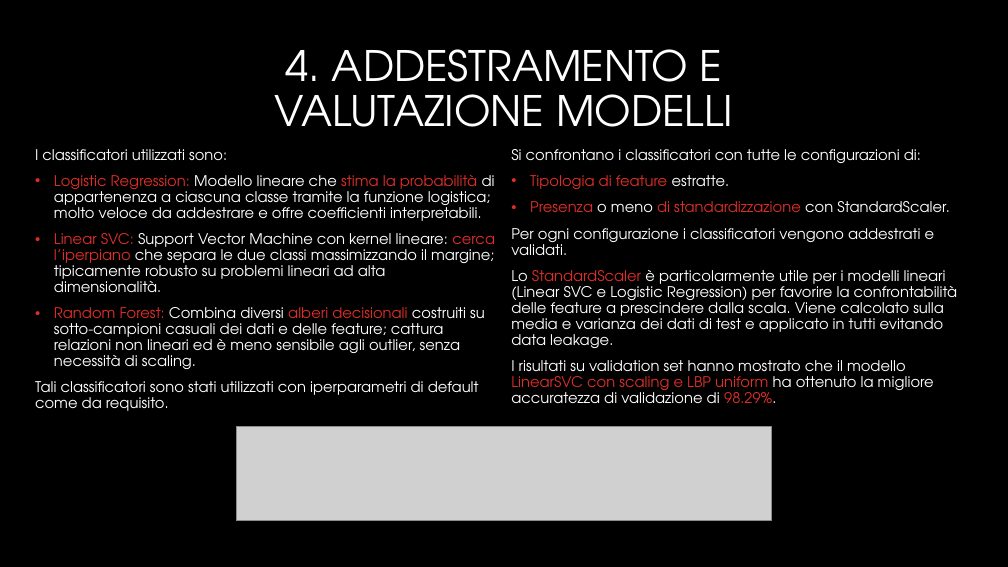
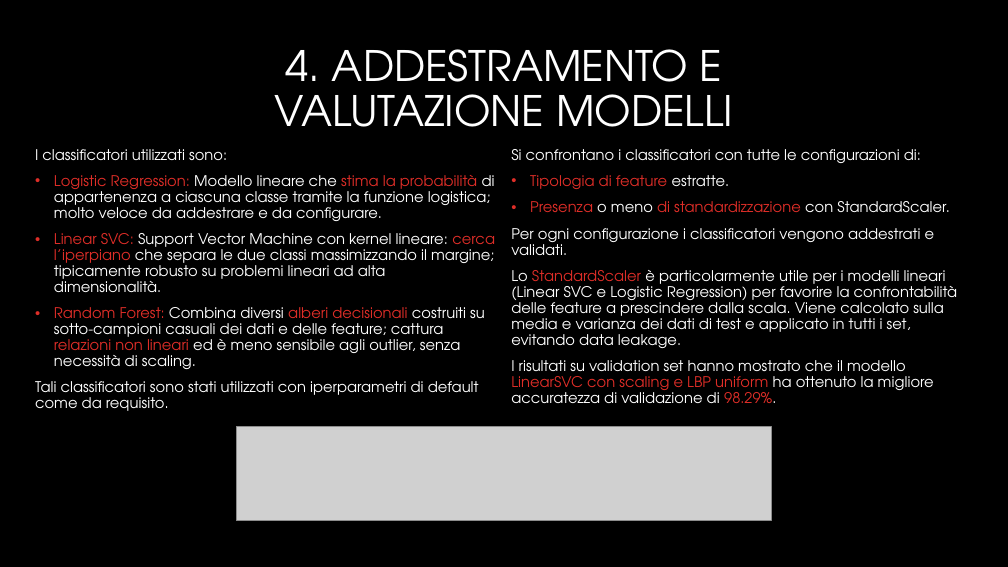
Before and after one commit to Agostino-M/ComputerVisionAssignments, a slide deck: slide 7 of Assignment_2_Messina_A.pptx. Drawn at 1008x567 pixels with LibreOffice and Linux fonts; fonts in the diff are those of the drawing; grey boxes stand for pictures; background and template pictures are left out. Boxes give left, top, right and bottom in pixels: in the first picture for what was removed or moved away, otherwise in the second. Text is boxed around its words. In the diff, an @@ line names an element or a change of style, - is before the commit and + after.

```diff
--- a/Assignment_2_Messina_A.pptx
+++ b/Assignment_2_Messina_A.pptx
@@ text at (x1=54, y1=175, x2=495, y2=221): text changed @@
-• Logistic Regression: Modello lineare che stima la probabilità di appartenenza a ciascuna classe tramite la funzione logistica; molto veloce da addestrare e offre coefficienti interpretabili.
+• Logistic Regression: Modello lineare che stima la probabilità di appartenenza a ciascuna classe tramite la funzione logistica; molto veloce da addestrare e da configurare.
@@ text at (x1=511, y1=270, x2=958, y2=348): text changed @@
-Lo StandardScaler è particolarmente utile per i modelli lineari (Linear SVC e Logistic Regression) per favorire la confrontabilità delle feature a prescindere dalla scala. Viene calcolato sulla media e varianza dei dati di test e applicato in tutti evitando data leakage.
+Lo StandardScaler è particolarmente utile per i modelli lineari (Linear SVC e Logistic Regression) per favorire la confrontabilità delle feature a prescindere dalla scala. Viene calcolato sulla media e varianza dei dati di test e applicato in tutti i set, evitando data leakage.
@@ text at (x1=54, y1=307, x2=485, y2=369): text colour #FFFFFF to #DF2E28 in "relazioni non lineari" @@
```
Also in this commit, not shown: 5 other slides changed, 1 other file.
